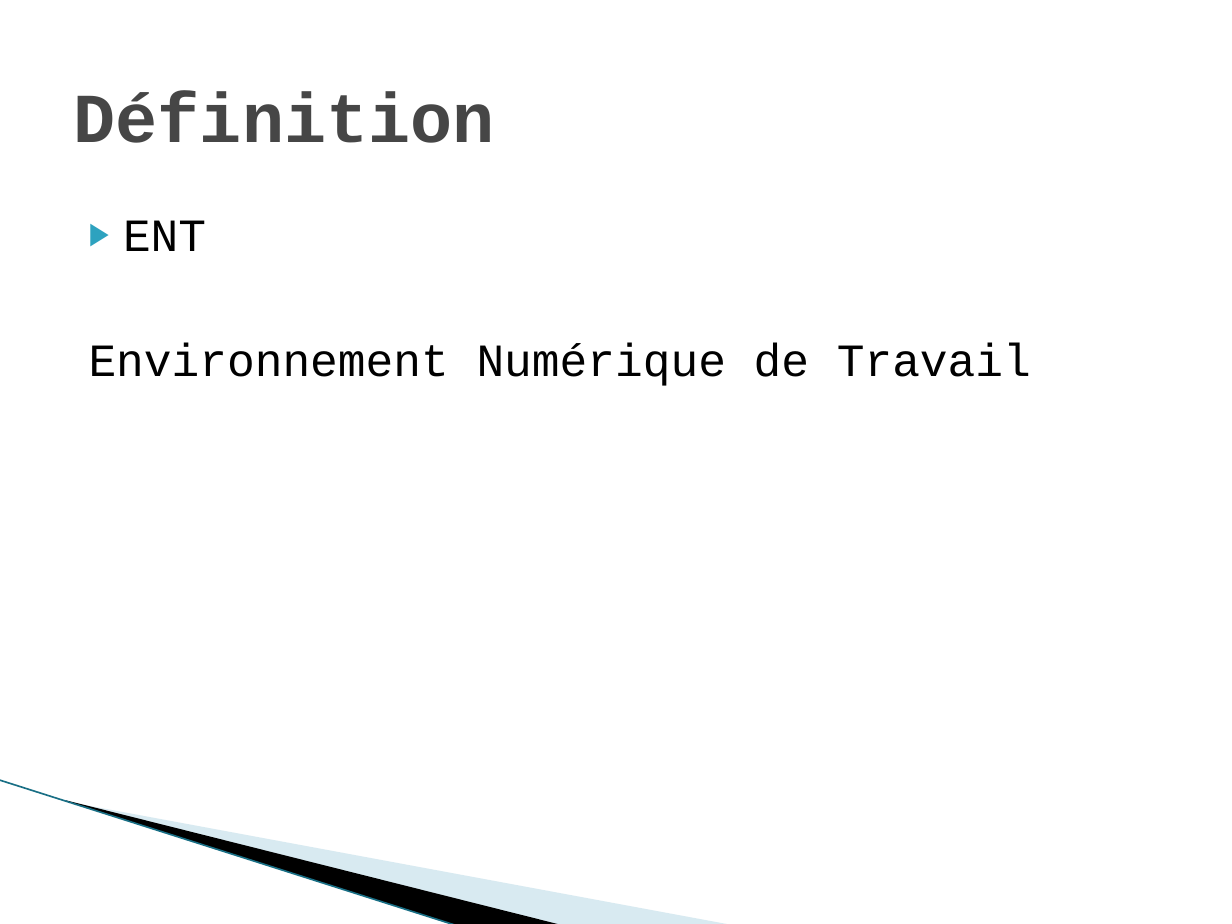
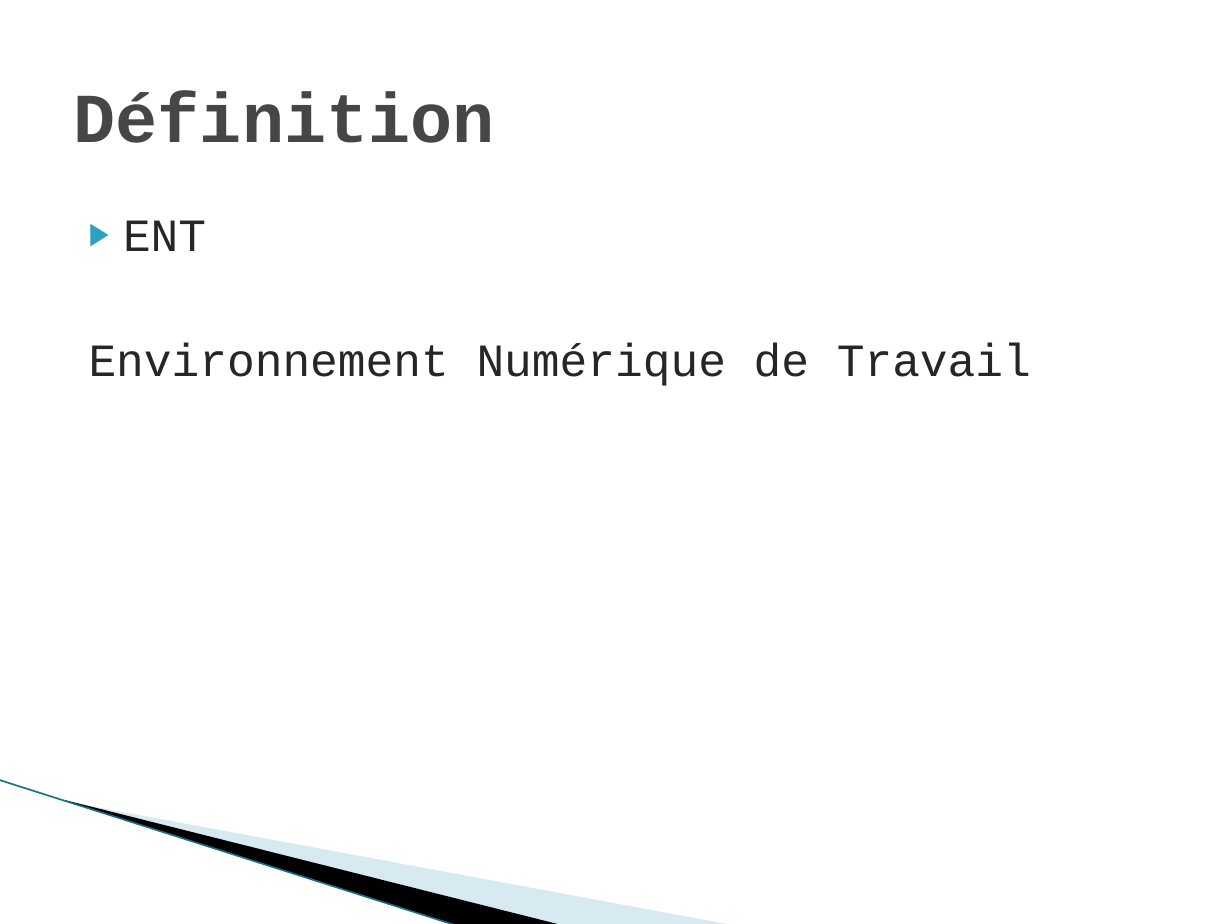
Before and after one commit to imie-source/ENT-IMIE, a slide deck: slide 3 of doc/Projet ENT.pptx. Drawn at 1232x924 pixels with LibreOffice and Linux fonts; fonts in the diff are those of the drawing; background and template pictures are left out. Boxes give left, top, right and bottom in pixels: in the first picture for what was removed or moved away, otherwise in the second. Text is boxed around its words. In the diff, an @@ line names an element or a change of style, - is before the commit and + after.

```diff
--- a/doc/Projet ENT.pptx
+++ b/doc/Projet ENT.pptx
@@ text "ENT" at (x1=89, y1=220, x2=1031, y2=386): text colour #000000 to #262626 @@
```
Also in this commit, not shown: 1 other slide changed, 4 slides added.
